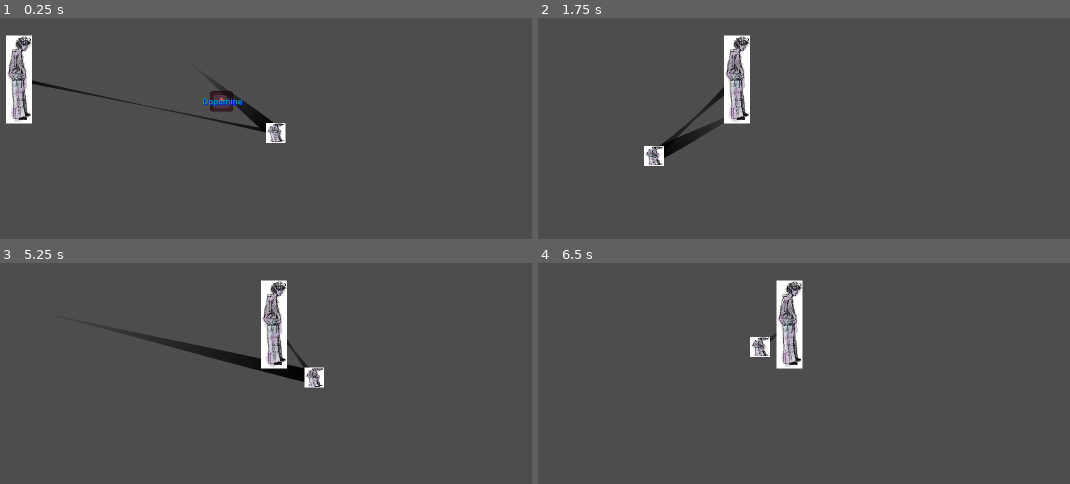
Above: before the commit, frames 1-4 (two rows, left to right).
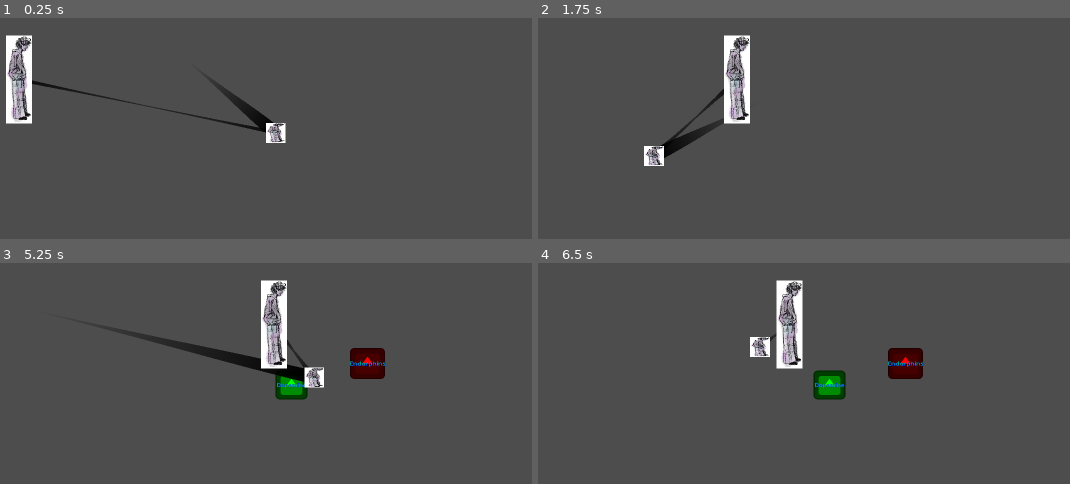
Above: after the commit, the same moments.

Repository: cswen29/ShadowSelf
Game: Godot game, scene res://AlchemyTest.tscn
Two runs of this game, one before a commit and one after it. Both use one fixed random seed, a clock stepped at 60 frames per second and the inputs below. This scene is started directly instead of the project's main scene. The engine's default icon, where the game draws it, is replaced by a stand-in: a white triangle on a blue panel in a dark square.
Inputs (mouse positions are in pixels of both pictures, inside the frame that each line leads up to):
- Up to frame 1 (0.25 s): no input
- Up to frame 2 (1.75 s): tap Enter (ui_accept) at 0.5, 0.77, 1.52 s; move the mouse to (761, 101) at 0.52 s; press the mouse at (761, 101) at 0.53 s; hold Right (ui_right) from 0.53 s (still down); move the mouse to (655, 155) at 1.27 s; release the mouse at (655, 155) at 1.28 s; click (655, 155) at 1.35 s
- Up to frame 3 (5.25 s): move the mouse to (356, 278) at 2.02 s; release Right (ui_right) at 2.03 s; press the mouse at (356, 278) at 2.03 s; hold Left (ui_left) 2.03-2.78 s; move the mouse to (234, 468) at 2.77 s; release the mouse at (234, 468) at 2.78 s; hold Right (ui_right) 2.78-4.28 s; click (234, 468) at 2.85 s; tap Enter (ui_accept) at 3.02, 3.77, 4.52 s; move the mouse to (516, 446) at 3.52 s; press the mouse at (516, 446) at 3.53 s; move the mouse to (37, 309) at 4.27 s; release the mouse at (37, 309) at 4.28 s; hold Left (ui_left) 4.28-5.03 s; click (37, 309) at 4.35 s; move the mouse to (313, 377) at 5.02 s; press the mouse at (313, 377) at 5.03 s; hold Right (ui_right) from 5.03 s (still down)
- Up to frame 4 (6.5 s): move the mouse to (761, 346) at 5.77 s; release Right (ui_right) at 5.78 s; release the mouse at (761, 346) at 5.78 s; hold Left (ui_left) from 5.78 s (still down); click (761, 346) at 5.85 s; tap Enter (ui_accept) at 6.02 s

The runs differ from the first frame. In frame 1, 0.4% of the frame differs, in the area x 38-46%, y 33-43%; in frame 2, less than 0.1%; in frame 3, 1.5%; in frame 4, 1.7%, in the area x 51-73%, y 38-62%.

Commit message:
stuff_added

Diff:
--- a/godot/ShadowSelf/AlchemyTest.tscn
+++ b/godot/ShadowSelf/AlchemyTest.tscn
@@ -27,9 +27,11 @@
 script = ExtResource("3_altp5")
 
 [node name="CollectableThing" parent="ResourceControl" instance=ExtResource("3_dbci1")]
-position = Vector2(691, 387)
+position = Vector2(831, 464)
+scale = Vector2(0.492688, 0.448313)
 resource = SubResource("Resource_us8s2")
 
 [node name="CollectableThing2" parent="ResourceControl" instance=ExtResource("3_dbci1")]
-position = Vector2(691, 387)
+position = Vector2(983, 421)
+scale = Vector2(0.542704, 0.483716)
 resource = SubResource("Resource_us8s2")
--- a/godot/ShadowSelf/Character/character_main_body.gd
+++ b/godot/ShadowSelf/Character/character_main_body.gd
@@ -2,15 +2,19 @@
 
 @onready var floaty = $"../PlayerBodyTest"
 @onready var line = $Line2D
+var distance
 
 func _physics_process(_delta):
 	velocity = Input.get_vector("ui_left","ui_right","ui_up","ui_down")*300
 	move_and_slide()
-	var distance = abs((self.global_position.x - floaty.global_position.x + self.global_position.y - floaty.global_position.y))
+	distance = abs(self.global_position.x - floaty.global_position.x) + abs(self.global_position.y - floaty.global_position.y)
 	if distance >= 800:
 		line.hide()
 	else:
 		line.show()
-	print(line.width)
 	line.width=20
 	line.width=line.width+(-distance/50)
+
+func _input(event):
+	if event.is_action_pressed("leftclick"):
+		print(get_global_mouse_position(),self.global_position,distance)
--- a/godot/ShadowSelf/CollectableObject/CollectableThing.gd
+++ b/godot/ShadowSelf/CollectableObject/CollectableThing.gd
@@ -3,14 +3,39 @@
 @export var resource: AlchemyResource
 @onready var obj_name: Label = $Label
 @onready var area_2d = $Area2D
+@onready var control = $".."
+var is_hidden:bool = false
 
 
 func _ready():
-	obj_name.text = "Dopamine"
+	hide_me()
+	if obj_name.text == "Serotonin":
+		self.self_modulate = Color.ALICE_BLUE
+	elif obj_name.text == "Endorphins":
+		self.self_modulate = Color.RED
+	elif obj_name.text == "Dopamine":
+		self.self_modulate = Color.GREEN
 
 func _on_area_2d_mouse_entered():
+	control.inventory.append(obj_name.text)
+	print(control.inventory)
+	hide_me()
+
+func hide_me():
 	self.hide()
+	is_hidden = true
 	area_2d.monitoring = false
 	await get_tree().create_timer(5.0).timeout
+	show_me()
+
+func show_me():
+	control.pick_new_names()
+	if obj_name.text == "Serotonin":
+		self.self_modulate = Color.ALICE_BLUE
+	elif obj_name.text == "Endorphins":
+		self.self_modulate = Color.RED
+	elif obj_name.text == "Dopamine":
+		self.self_modulate = Color.GREEN
+	is_hidden = false
 	self.show()
 	area_2d.monitoring = true
--- a/godot/ShadowSelf/CollectableObject/ResourceControl.gd
+++ b/godot/ShadowSelf/CollectableObject/ResourceControl.gd
@@ -1,12 +1,13 @@
 extends Control
 
-
+@onready var names:Array = ["Dopamine","Serotonin","Endorphins"]
+@onready var inventory:Array = []
 
 func _ready():
 	for child in get_children():
-		pass
-		#child.obj_name.text = child.type
+		child.obj_name.text = names.pick_random()
 
-
-func _process(_delta):
-	pass
+func pick_new_names():
+	for child in get_children():
+		if child.is_hidden:
+			child.obj_name.text = names.pick_random()
--- a/godot/ShadowSelf/CollectableObject/collectable_thing.tscn
+++ b/godot/ShadowSelf/CollectableObject/collectable_thing.tscn
@@ -12,7 +12,7 @@
 size = Vector2(128, 128)
 
 [node name="CollectableThing" type="Sprite2D"]
-modulate = Color(1, 0.352941, 0.329412, 0.643137)
+self_modulate = Color(0.890196, 0.231373, 0.2, 0.870588)
 z_index = -1
 position = Vector2(830, 464.5)
 scale = Vector2(0.359375, 0.320313)
@@ -26,21 +26,20 @@
 shape = SubResource("RectangleShape2D_k66q4")
 
 [node name="Label" type="Label" parent="."]
-top_level = true
+y_sort_enabled = true
 texture_filter = 1
 anchors_preset = -1
-anchor_left = 0.42
-anchor_top = 0.411
-anchor_right = 0.444
-anchor_bottom = 0.449
-offset_left = 0.599976
-offset_top = 0.119995
-offset_right = 0.519958
-offset_bottom = 0.0799561
+anchor_right = 1.0
+anchor_bottom = 0.996
+offset_left = -64.0
+offset_top = -64.0
+offset_right = -64.0
+offset_bottom = -63.488
 size_flags_horizontal = 4
 theme_override_colors/font_color = Color(0, 0.647059, 0.6, 1)
 theme_override_colors/font_shadow_color = Color(0, 0, 1, 1)
 theme_override_colors/font_outline_color = Color(0, 0, 0, 1)
+theme_override_font_sizes/font_size = 24
 text = "TEXT"
 horizontal_alignment = 1
 vertical_alignment = 1
--- a/godot/ShadowSelf/project.godot
+++ b/godot/ShadowSelf/project.godot
@@ -64,6 +64,11 @@
 , Object(InputEventKey,"resource_local_to_scene":false,"resource_name":"","device":-1,"window_id":0,"alt_pressed":false,"shift_pressed":false,"ctrl_pressed":false,"meta_pressed":false,"pressed":false,"keycode":0,"physical_keycode":83,"key_label":0,"unicode":115,"echo":false,"script":null)
 ]
 }
+leftclick={
+"deadzone": 0.5,
+"events": [Object(InputEventMouseButton,"resource_local_to_scene":false,"resource_name":"","device":-1,"window_id":0,"alt_pressed":false,"shift_pressed":false,"ctrl_pressed":false,"meta_pressed":false,"button_mask":0,"position":Vector2(0, 0),"global_position":Vector2(0, 0),"factor":1.0,"button_index":1,"canceled":false,"pressed":false,"double_click":false,"script":null)
+]
+}
 
 [rendering]
 
